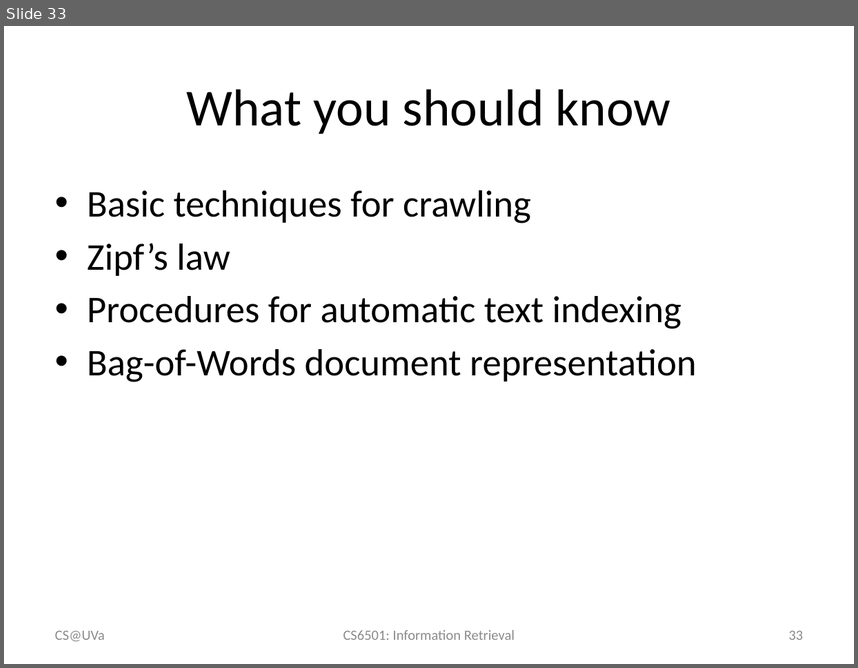
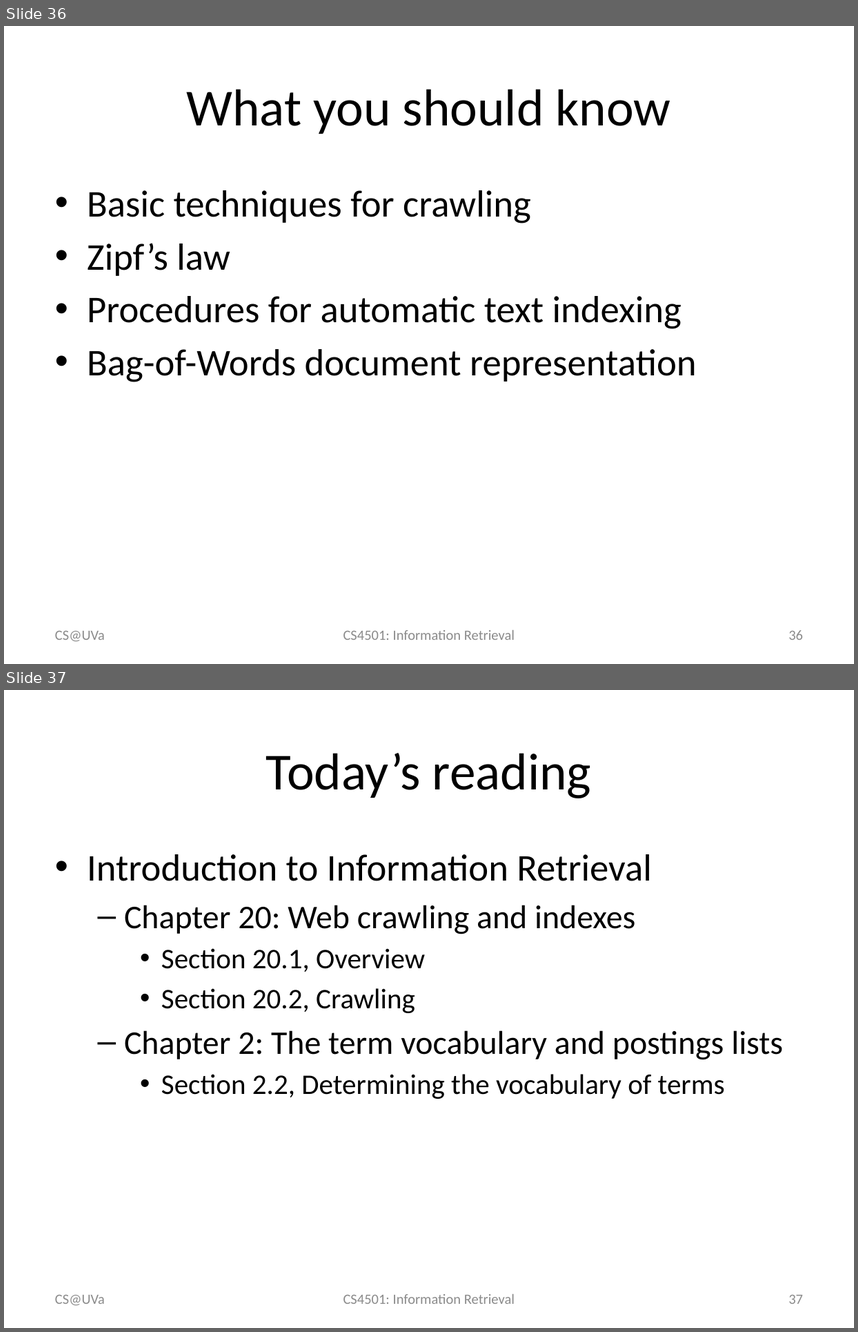
Before and after one commit to wang296/IR2015, a slide deck: docs/Crawler and Text Analysis.pptx. Shown one above the other, each under a label of ours: slide 33 before the commit, slides 36 and 37 after it. The pictures are 858x668 and 858x1332 pixels, drawn with LibreOffice and Linux fonts; fonts in the diff are those of the drawing. Boxes give left, top, right and bottom in pixels: in the first picture for what was removed or moved away, otherwise in the second. Text is boxed around its words. In the diff, an @@ line names an element or a change of style, - is before the commit and + after.

```diff
--- a/docs/Crawler and Text Analysis.pptx
+++ b/docs/Crawler and Text Analysis.pptx
@@ slide 37 added at [4, 690, 854, 1328], background #FFFFFF @@
@@ title added at [266, 753, 591, 798], 44 pt, text #000000 @@
+Today’s reading
@@ text added at [87, 854, 783, 1098], 24 pt, text #000000 @@
+• Introduction to Information Retrieval
+  – Chapter 20: Web crawling and indexes
+    • Section 20.1, Overview
+    • Section 20.2, Crawling
+  – Chapter 2: The term vocabulary and postings lists
+    • Section 2.2, Determining the vocabulary of terms
@@ text added at [55, 1294, 105, 1305], 12 pt, text #8C8C8C @@
+CS@UVa
@@ text added at [343, 1294, 515, 1303], 12 pt, text #8C8C8C @@
+CS4501: Information Retrieval
@@ page number added at [789, 1294, 803, 1303], 12 pt, text #8C8C8C @@
+37
@@ what was slide 33 is now slide 36 @@
@@ slide 36 changed as well @@
@@ text at [343, 630, 515, 639]: text changed @@
-CS6501: Information Retrieval
+CS4501: Information Retrieval
@@ page number at [789, 630, 803, 639]: text changed @@
-33
+36
```
Also in this commit, not shown: 34 other slides changed, 3 other slides added, 4 other files.
